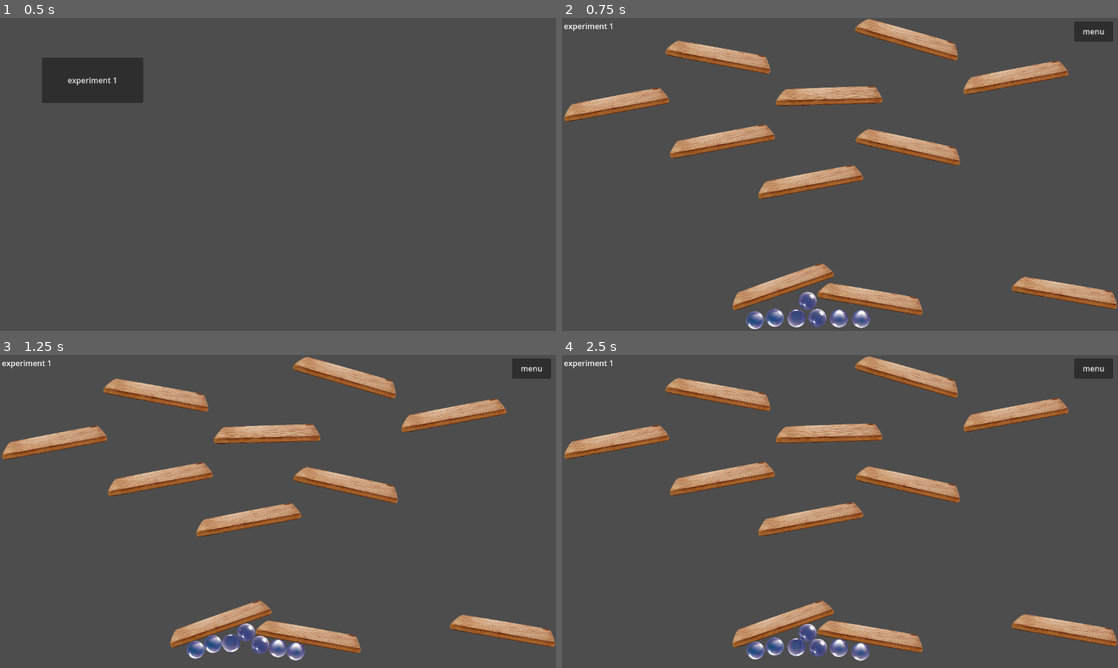
Above: before the commit, frames 1-4 (two rows, left to right).
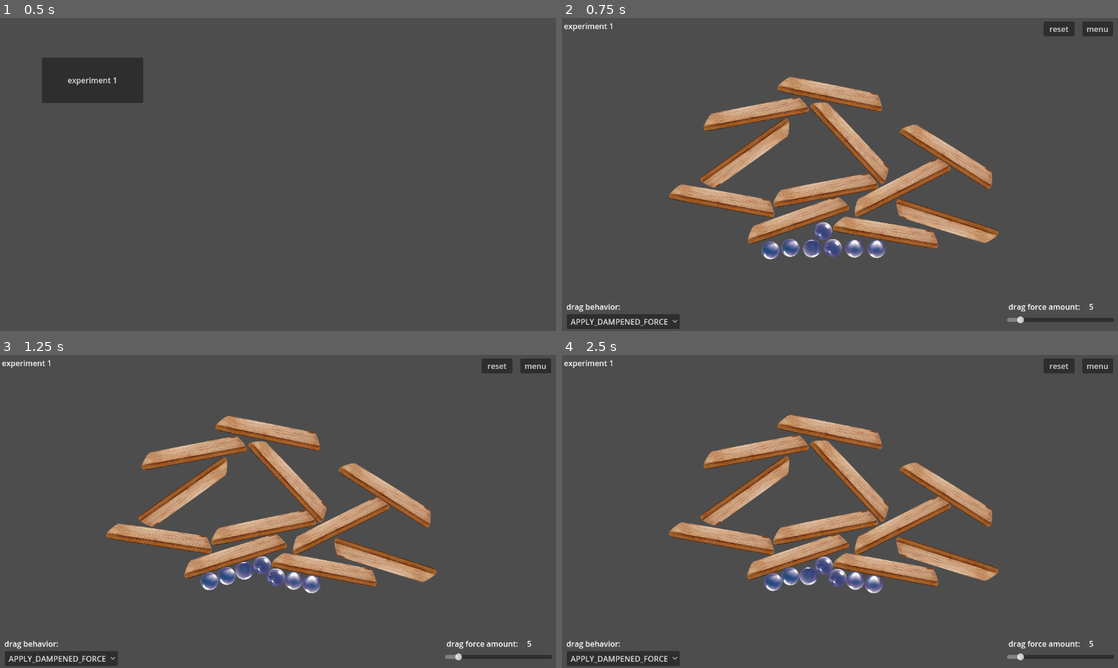
Above: after the commit, the same moments.

Repository: outrightmental/ggj25-bubble-up
Game: Godot game, scene res://scenes/main.tscn
Two runs of this game, one before a commit and one after it. Both use one fixed random seed, a clock stepped at 60 frames per second and the inputs below.
Inputs:
- Up to frame 1 (0.5 s): no input
- Up to frame 2 (0.75 s): click "experiment 1" at 0.5 s
- Up to frame 3 (1.25 s): no input
- Up to frame 4 (2.5 s): click "menu" at 1.25 s; click "experiment 1" at 2 s

Frame 1 is identical in both runs. In frame 2, 24% of the frame differs, in the area x 0-100%, y 0-100%; in frame 3, 24%; in frame 4, 24%.

Commit message:
Experiment controls (#9)
- dropdown to select between drag behaviors
- slider to select drag factor

Further enhances #7

Diff:
--- /dev/null
+++ b/project/global.gd
@@ -0,0 +1,23 @@
+extends Node
+
+enum DragBehavior { FREEZE_AND_REPOSITION, APPLY_DAMPENED_FORCE }
+var drag_behavior: DragBehavior = DragBehavior.APPLY_DAMPENED_FORCE
+var drag_factor: float          = 0.1
+var dragging_force_max: float          = 50 # How much force is applied when dragging
+
+func set_drag_behavior(value: DragBehavior):
+	drag_behavior = value
+	emit_signal("drag_behavior_changed", value)
+
+
+func get_drag_behavior() -> DragBehavior:
+	return drag_behavior
+
+
+func set_drag_factor(value: float):
+	drag_factor = value
+	emit_signal("drag_factor_changed", value)
+
+
+func get_drag_factor() -> float:
+	return drag_factor
--- a/project/models/board/board.gd
+++ b/project/models/board/board.gd
@@ -1,17 +1,21 @@
 extends RigidBody2D
 
-var dragging: bool = false
+var drag_behavior: Global.DragBehavior = Global.DragBehavior.FREEZE_AND_REPOSITION
+var drag_pos_start: Vector2
 var drag_touch_start: Vector2
-var drag_pos_start: Vector2
-var water_resistance: float = 1 # Simulates drag in water
-var torque_factor: float = 0.5 # How much rotation is applied when dragging
+var drag_touch_last: Vector2
+var dragging: bool                     = false
+var dragging_force: float              = 10 # How much force is applied when dragging
 
 @onready var collision_polygon = $CollisionPolygon2D # Cache the reference
 
+
 func _ready() -> void:
+	dragging_force = Global.get_drag_factor() * Global.dragging_force_max
 	if not collision_polygon:
 		push_error("CollisionPolygon2D node is missing!")
 		return
+
 
 func _input(event) -> void:
 	if not collision_polygon:
@@ -29,18 +33,33 @@
 		if dragging:
 			_drag(event.position)
 
+
 func _drag_start(touch_pos: Vector2):
+	drag_behavior = Global.get_drag_behavior()
+	dragging_force = Global.get_drag_factor() * Global.dragging_force_max
 	dragging = true
-	freeze = true
-	lock_rotation = true
 	drag_touch_start = touch_pos
+	drag_touch_last = touch_pos
 	drag_pos_start = position
+	match drag_behavior:
+		Global.DragBehavior.FREEZE_AND_REPOSITION:
+			freeze = true
+			lock_rotation = true
+
 
 func _drag_stop():
 	dragging = false
 	freeze = false
 	lock_rotation = false
 
+
 func _drag(touch_pos: Vector2):
-	var touch_offset: Vector2 = touch_pos - drag_touch_start
-	position = drag_pos_start + touch_offset
+	match drag_behavior:
+		Global.DragBehavior.FREEZE_AND_REPOSITION:
+			var touch_offset_since_start: Vector2 = touch_pos - drag_touch_start
+			position = drag_pos_start + touch_offset_since_start
+		Global.DragBehavior.APPLY_DAMPENED_FORCE:
+			var touch_offset_since_last: Vector2 = touch_pos - drag_touch_last
+			var force: Vector2                   = touch_offset_since_last * dragging_force
+			apply_central_impulse(force)
+	drag_touch_last = touch_pos
--- a/project/models/board/board.tscn
+++ b/project/models/board/board.tscn
@@ -4,9 +4,11 @@
 [ext_resource type="Script" path="res://models/board/board.gd" id="1_hdwxx"]
 
 [node name="RigidBody2D" type="RigidBody2D"]
-mass = 100.0
-gravity_scale = 0.01
+mass = 25.0
+gravity_scale = 0.05
 freeze_mode = 1
+linear_damp = 5.0
+angular_damp = 5.0
 script = ExtResource("1_hdwxx")
 
 [node name="CollisionPolygon2D" type="CollisionPolygon2D" parent="."]
--- a/project/models/bubble/bubble.tscn
+++ b/project/models/bubble/bubble.tscn
@@ -11,7 +11,8 @@
 
 [node name="Bubble" type="RigidBody2D"]
 physics_material_override = SubResource("PhysicsMaterial_n8s3h")
-gravity_scale = -0.25
+gravity_scale = -1.0
+linear_damp = 5.0
 script = ExtResource("1_a2r14")
 
 [node name="CollisionShape2D" type="CollisionShape2D" parent="."]
--- a/project/project.godot
+++ b/project/project.godot
@@ -15,6 +15,10 @@
 config/features=PackedStringArray("4.3", "GL Compatibility")
 config/icon="res://icon.svg"
 
+[autoload]
+
+Global="*res://global.gd"
+
 [display]
 
 window/stretch/mode="viewport"
--- a/project/scenes/experiment_1/experiment_1.gd
+++ b/project/scenes/experiment_1/experiment_1.gd
@@ -1,16 +1,42 @@
 extends Node2D
 
+@onready var dropdown = $OptionButton
+
+@onready var slider = $VSlider
+
+@onready var drag_force_amount_value = $"Label Drag Force Amount Value"
 
 # Called when the node enters the scene tree for the first time.
 func _ready() -> void:
-	pass # Replace with function body.
+	for behavior in Global.DragBehavior:
+		dropdown.add_item(behavior)
+	dropdown.select(Global.get_drag_behavior())
+	slider.set_value_no_signal(Global.get_drag_factor())
+	_update_force_value()
 
 
 # Called every frame. 'delta' is the elapsed time since the previous frame.
 func _process(delta: float) -> void:
+	# no op
 	pass
 
 
-func _on_button_pressed() -> void:
+func _on_navigate_main() -> void:
 	get_tree().change_scene_to_file("res://scenes/main.tscn")
-	pass # Replace with function body.
+
+
+func _on_navigate_reset() -> void:
+	get_tree().reload_current_scene()
+
+
+func _on_option_button_item_selected(index: int) -> void:
+	Global.set_drag_behavior(index)
+
+
+func _update_force_value():
+	drag_force_amount_value.set("text", str(Global.get_drag_factor() * Global.dragging_force_max))
+
+
+func _on_v_slider_value_changed(value: float) -> void:
+	Global.set_drag_factor(value)
+	_update_force_value()
--- a/project/scenes/experiment_1/experiment_1.tscn
+++ b/project/scenes/experiment_1/experiment_1.tscn
@@ -16,82 +16,128 @@
 offset_bottom = 29.0
 text = "experiment 1"
 
+[node name="Label2" type="Label" parent="."]
+offset_left = 9.0
+offset_top = 586.0
+offset_right = 96.0
+offset_bottom = 609.0
+text = "drag behavior:"
+
+[node name="Label3" type="Label" parent="."]
+offset_left = 925.0
+offset_top = 586.0
+offset_right = 1069.0
+offset_bottom = 609.0
+text = "drag force amount:"
+
+[node name="Label Drag Force Amount Value" type="Label" parent="."]
+offset_left = 1092.0
+offset_top = 586.0
+offset_right = 1241.0
+offset_bottom = 609.0
+text = "X"
+
 [node name="board1" parent="." instance=ExtResource("2_c1pti")]
-position = Vector2(1044, 566)
-rotation = 0.173615
+position = Vector2(794, 424)
+rotation = -2.8345
 
 [node name="board2" parent="." instance=ExtResource("2_c1pti")]
-position = Vector2(455, 553)
+position = Vector2(487, 415)
 rotation = -0.328467
 
 [node name="board3" parent="." instance=ExtResource("2_c1pti")]
-position = Vector2(641, 579)
+position = Vector2(673, 441)
 rotation = 0.173615
 
 [node name="board4" parent="." instance=ExtResource("2_c1pti")]
-position = Vector2(514, 337)
+position = Vector2(545, 354)
 rotation = -0.181009
 
 [node name="board5" parent="." instance=ExtResource("2_c1pti")]
-position = Vector2(720, 264)
-rotation = 0.22029
+position = Vector2(701, 347)
+rotation = -0.467395
 
 [node name="board9" parent="." instance=ExtResource("2_c1pti")]
-position = Vector2(939, 121)
-rotation = -0.181009
+position = Vector2(558, 154)
+rotation = 0.201593
 
 [node name="board6" parent="." instance=ExtResource("2_c1pti")]
-position = Vector2(331, 253)
-rotation = -0.181009
+position = Vector2(385, 284)
+rotation = 2.52836
 
 [node name="board10" parent="." instance=ExtResource("2_c1pti")]
-position = Vector2(112, 177)
+position = Vector2(401, 196)
 rotation = -0.181009
 
 [node name="board11" parent="." instance=ExtResource("2_c1pti")]
-position = Vector2(326, 78)
+position = Vector2(334, 375)
 rotation = 0.184743
 
 [node name="board7" parent="." instance=ExtResource("2_c1pti")]
-position = Vector2(554, 160)
-rotation = -0.0262746
+position = Vector2(601, 252)
+rotation = 0.824361
 
 [node name="board8" parent="." instance=ExtResource("2_c1pti")]
-position = Vector2(718, 41)
-rotation = 0.281566
+position = Vector2(802, 281)
+rotation = 0.563207
 
 [node name="Bubble" parent="." instance=ExtResource("1_wrxr2")]
-position = Vector2(529, 624)
+position = Vector2(561, 486)
 
 [node name="Bubble7" parent="." instance=ExtResource("1_wrxr2")]
-position = Vector2(509, 589)
+position = Vector2(541, 451)
 
 [node name="Bubble2" parent="." instance=ExtResource("1_wrxr2")]
-position = Vector2(574, 625)
+position = Vector2(606, 487)
 variant = 1
 
 [node name="Bubble5" parent="." instance=ExtResource("1_wrxr2")]
-position = Vector2(620, 626)
+position = Vector2(652, 488)
 variant = 1
 
 [node name="Bubble3" parent="." instance=ExtResource("1_wrxr2")]
-position = Vector2(486, 625)
+position = Vector2(518, 487)
 variant = 2
 
 [node name="Bubble4" parent="." instance=ExtResource("1_wrxr2")]
-position = Vector2(441, 624)
+position = Vector2(473, 486)
 variant = 3
 
 [node name="Bubble6" parent="." instance=ExtResource("1_wrxr2")]
-position = Vector2(400, 629)
+position = Vector2(432, 491)
 variant = 3
 
-[node name="Button" type="Button" parent="."]
-offset_left = 1061.0
+[node name="Button Main" type="Button" parent="."]
+offset_left = 1078.0
 offset_top = 7.0
 offset_right = 1142.0
-offset_bottom = 49.0
+offset_bottom = 38.0
 theme = SubResource("Theme_yn7ku")
 text = "menu"
 
-[connection signal="pressed" from="Button" to="." method="_on_button_pressed"]
+[node name="Button Reset" type="Button" parent="."]
+offset_left = 998.0
+offset_top = 7.0
+offset_right = 1062.0
+offset_bottom = 38.0
+theme = SubResource("Theme_yn7ku")
+text = "reset"
+
+[node name="OptionButton" type="OptionButton" parent="."]
+offset_left = 10.0
+offset_top = 613.0
+offset_right = 134.0
+offset_bottom = 640.0
+
+[node name="VSlider" type="HSlider" parent="."]
+offset_left = 922.0
+offset_top = 605.0
+offset_right = 1144.0
+offset_bottom = 645.0
+max_value = 1.0
+step = 0.01
+
+[connection signal="pressed" from="Button Main" to="." method="_on_navigate_main"]
+[connection signal="pressed" from="Button Reset" to="." method="_on_navigate_reset"]
+[connection signal="item_selected" from="OptionButton" to="." method="_on_option_button_item_selected"]
+[connection signal="value_changed" from="VSlider" to="." method="_on_v_slider_value_changed"]
--- a/project/scenes/main.gd
+++ b/project/scenes/main.gd
@@ -1,5 +1,4 @@
 extends Node2D
-
 
 # Called when the node enters the scene tree for the first time.
 func _ready() -> void:
@@ -8,6 +7,7 @@
 
 # Called every frame. 'delta' is the elapsed time since the previous frame.
 func _process(delta: float) -> void:
+	# no op
 	pass
 
 
